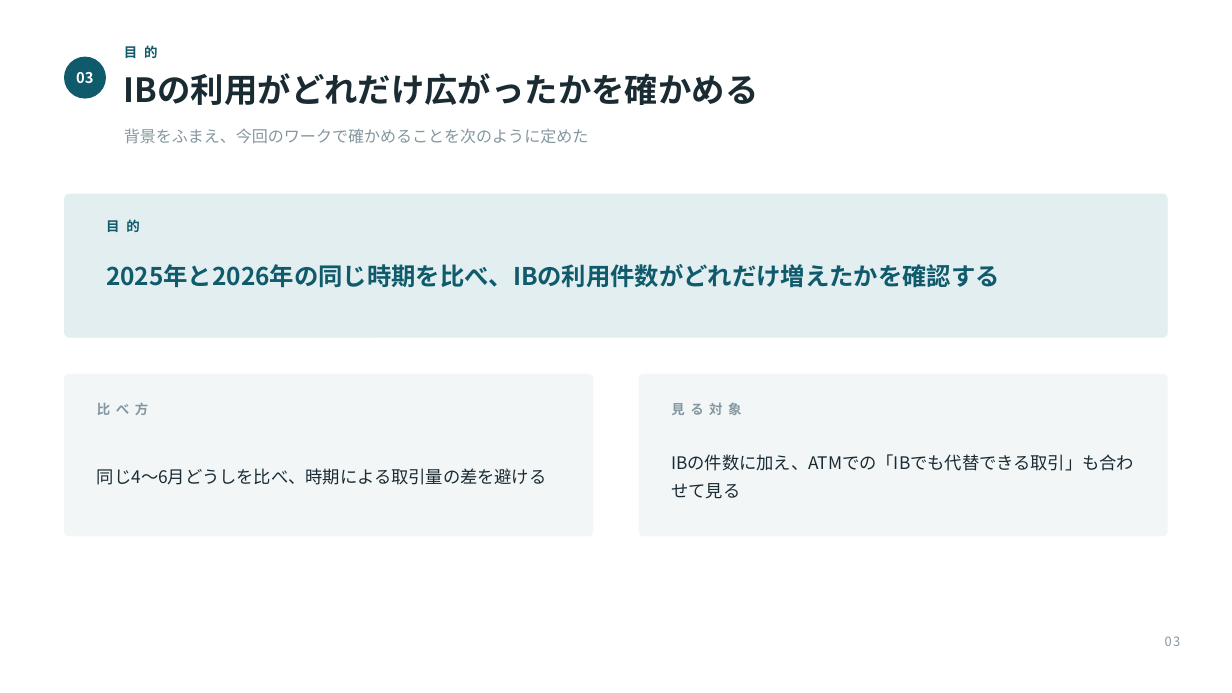
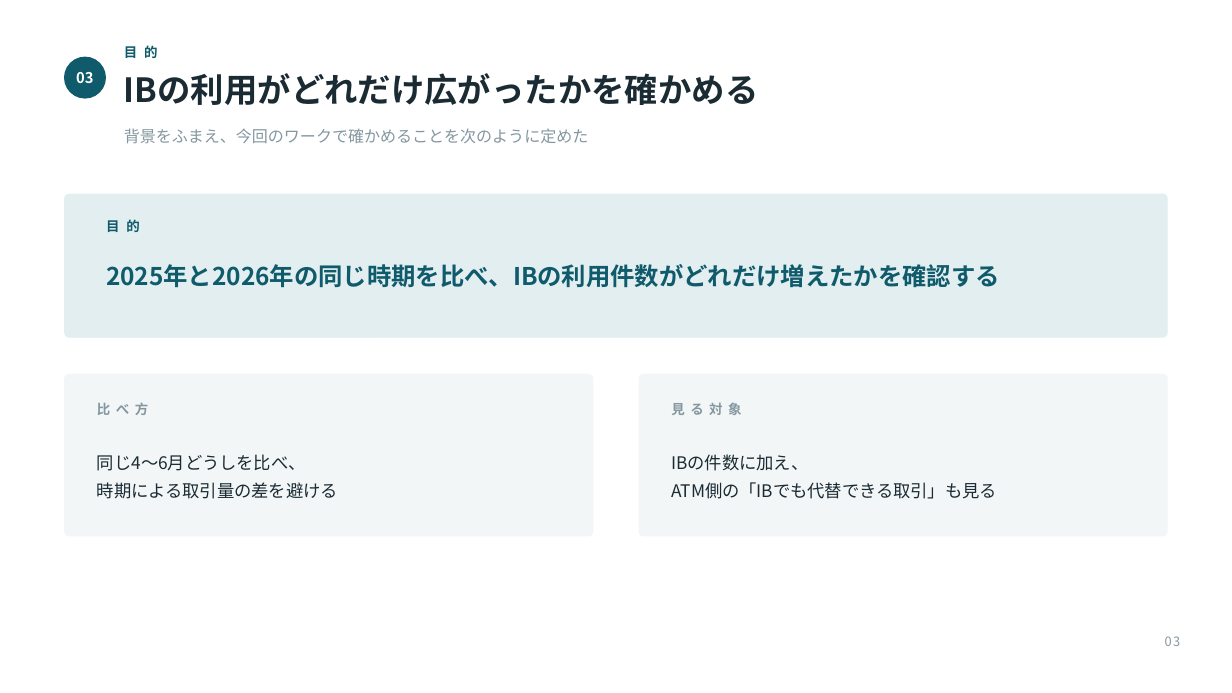
Before and after one commit to takumi66666/my-website, a slide deck: slide 3 of presentation/DYNATREK_成果発表.pptx. Drawn at 1232x693 pixels with LibreOffice and Linux fonts; fonts in the diff are those of the drawing. Boxes give left, top, right and bottom in pixels: in the first picture for what was removed or moved away, otherwise in the second. Text is boxed around its words. In the diff, an @@ line names an element or a change of style, - is before the commit and + after.

```diff
--- a/presentation/DYNATREK_成果発表.pptx
+++ b/presentation/DYNATREK_成果発表.pptx
@@ text at (97,454,338,499): text changed @@
-同じ4〜6月どうしを比べ、時期による取引量の差を避ける
+同じ4〜6月どうしを比べ、
+時期による取引量の差を避ける
@@ text at (671,454,997,499): text changed @@
-IBの件数に加え、ATMでの「IBでも代替できる取引」も合わせて見る
+IBの件数に加え、
+ATM側の「IBでも代替できる取引」も見る
```
Also in this commit, not shown: 4 other slides changed, 1 slide added, 1 other file.
